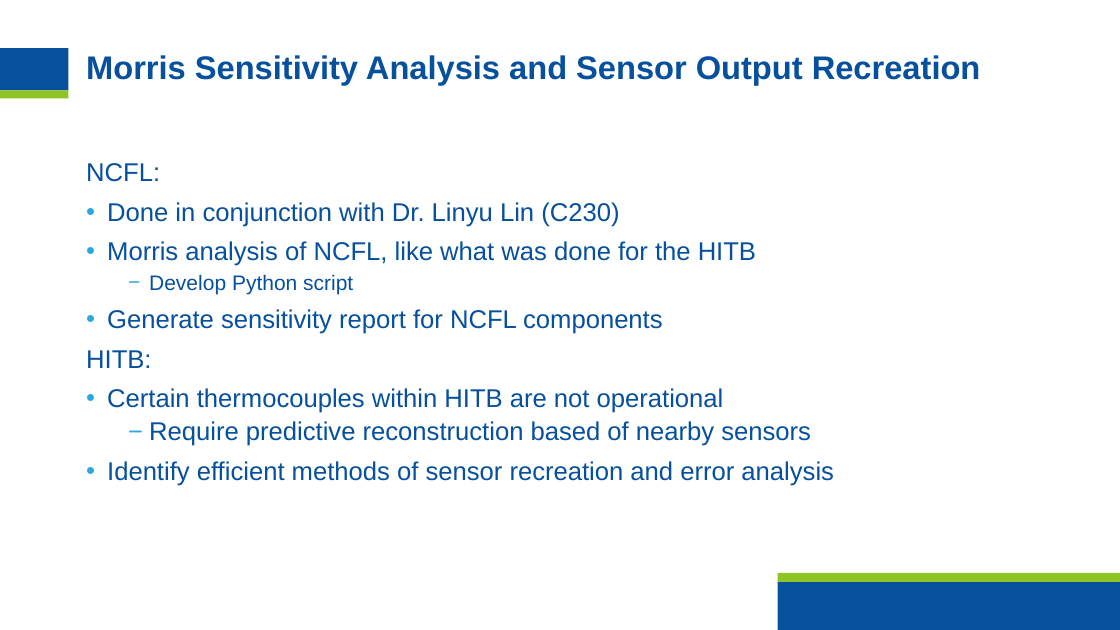
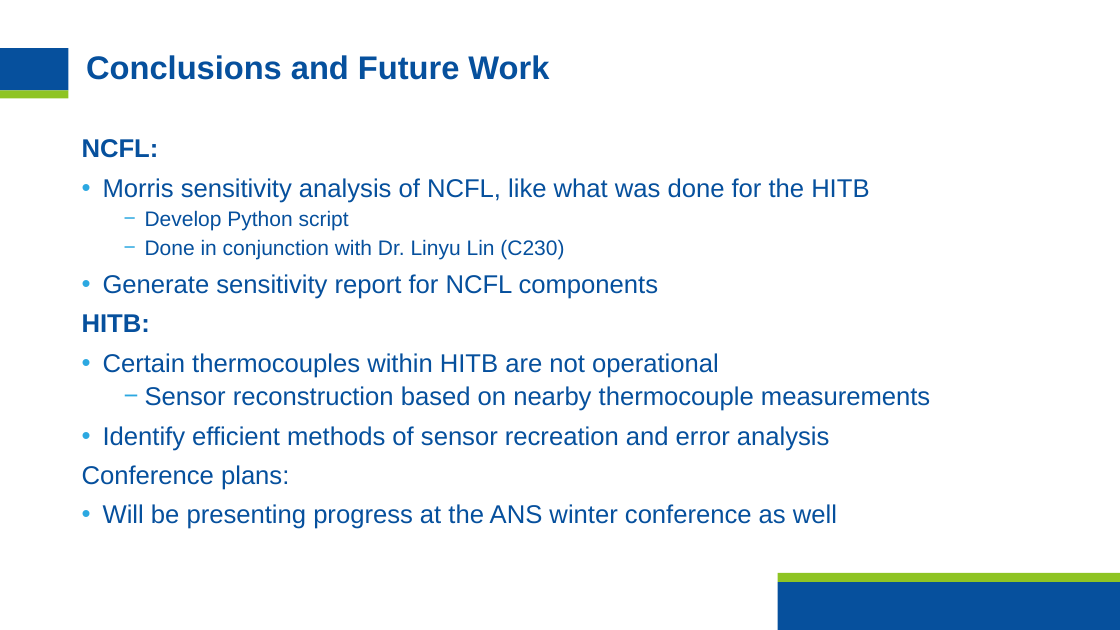
Before and after one commit to hvnaick/INL_DT_Intern, a slide deck: slide 12 of Important Documents/FinalPresentation.pptx. Drawn at 1120x630 pixels with LibreOffice and Linux fonts; fonts in the diff are those of the drawing; background and template pictures are left out. Boxes give left, top, right and bottom in pixels: in the first picture for what was removed or moved away, otherwise in the second. Text is boxed around its words. In the diff, an @@ line names an element or a change of style, - is before the commit and + after.

```diff
--- a/Important Documents/FinalPresentation.pptx
+++ b/Important Documents/FinalPresentation.pptx
@@ title at [86, 55, 549, 80]: text changed @@
-Morris Sensitivity Analysis and Sensor Output Recreation
+Conclusions and Future Work
@@ text at [82, 139, 564, 332]: bold on in "NCFL:", "HITB:"; size 22 to 18 pt in "Done in conjunction with Dr. Linyu Lin ..."; bullet • to −; list level 1 to 2 in "Done in conjunction with Dr. ..." @@
@@ text "NCFL:": place and size @@
-text "NCFL:" at [86, 163, 834, 486]
+text "NCFL:" at [82, 139, 930, 529]
@@ text at [103, 178, 869, 231]: paragraphs added @@
+• Morris sensitivity analysis of NCFL, like what was done for the HITB
+  − Develop Python script
@@ text at [107, 241, 756, 294]: paragraphs removed @@
-• Morris analysis of NCFL, like what was done for the HITB
-  − Develop Python script
@@ text at [145, 386, 930, 411]: text changed @@
-  − Require predictive reconstruction based of nearby sensors
+  − Sensor reconstruction based on nearby thermocouple measurements
@@ text at [82, 465, 837, 529]: paragraphs added @@
+Conference plans:
+• Will be presenting progress at the ANS winter conference as well
```
Also in this commit, not shown: 7 other slides changed, 1 slide removed, 19 other files.
